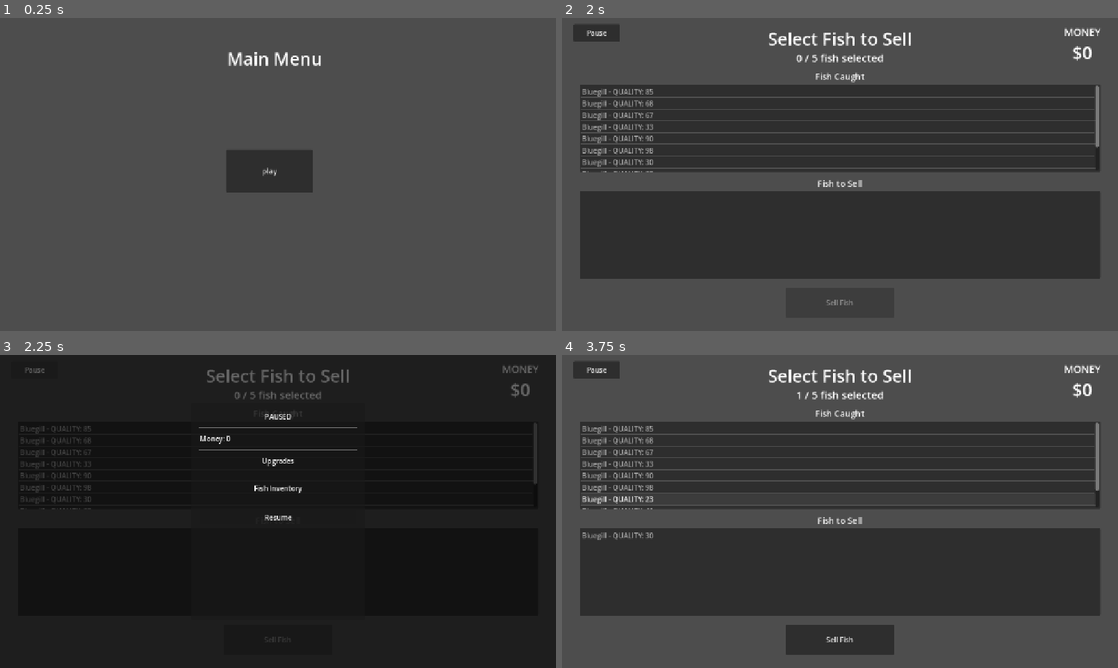
Above: before the commit, frames 1-4 (two rows, left to right).
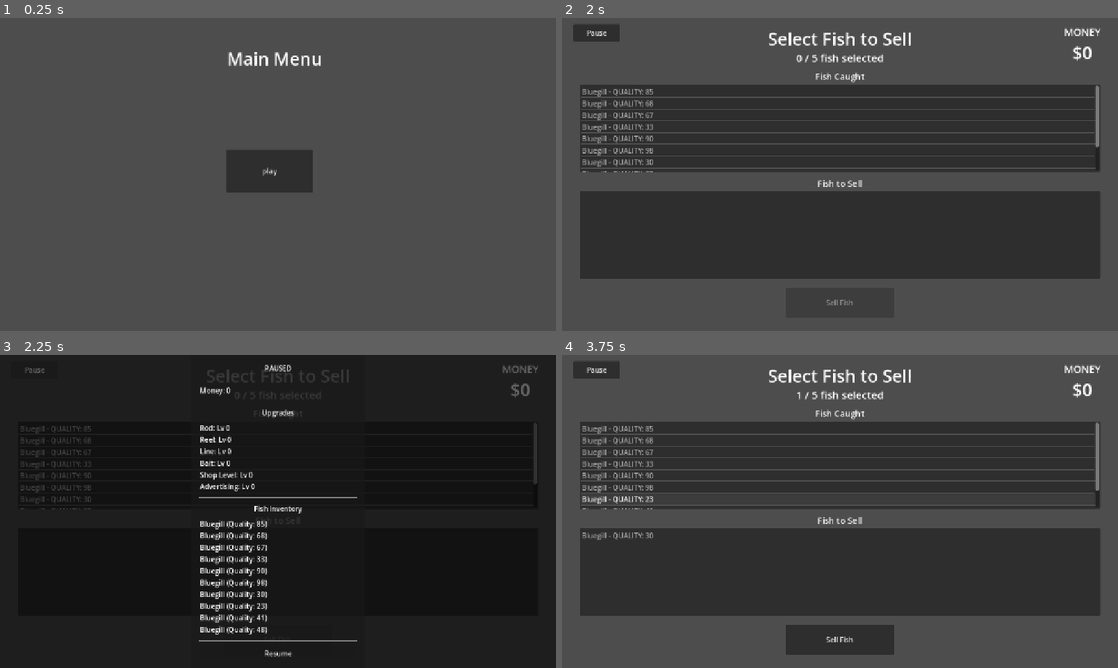
Above: after the commit, the same moments.

Repository: V-Mirea/comfy-summer-fishing-game
Game: Godot game, scene res://assets/game/game.tscn
Same seed, same stepped clock (60 frames per second), same inputs: the game is played once before the commit and once after it. The engine's default icon, where the game draws it, is replaced by a stand-in: a white triangle on a blue panel in a dark square.
Inputs (mouse positions are in pixels of both pictures, inside the frame that each line leads up to):
- Up to frame 1 (0.25 s): no input
- Up to frame 2 (2 s): click "play" at 0.5 s; click "NEXT SCREEN" at 1.25 s
- Up to frame 3 (2.25 s): click "Pause" at 2 s
- Up to frame 4 (3.75 s): click "Resume" at 2.75 s; tap Enter at 3.5 s; move the mouse to (962, 495) at 3.52 s; hold Right (ui_right) from 3.53 s (still down); click (962, 495) at 3.6 s

Frames 1-2 are identical in both runs. In frame 3, 3.6% of the frame differs, in the area x 35-65%, y 3-97%; in frame 4, nothing differs.
Error before the commit: Invalid call. Nonexistent function 'capitalize' in base 'int'. (res://assets/global/pause_menu/pause_menu.gd:42)

Commit message:
Feature/dy/real data fishing (#34)
* adjusted the methods in player manager to properly access via general keys rather than specific object ids

* hide the pollution and conservation levels from pause menu

* implemented using the player manager for fish chance roll

* updated quality stars to not hard reference clipping

Diff:
--- a/assets/game/fishing_scene/fishing_manager.gd
+++ b/assets/game/fishing_scene/fishing_manager.gd
@@ -11,7 +11,6 @@
 var bite_window: float = 1.0
 
 const ROLL_INTERVAL: float = 0.5 #change later per rod, or other stuff
-const FISH_CHANCE: float = 0.20 #should be variable later
 
 @export var status_label: Label
 @export var money_label: Label
@@ -64,10 +63,10 @@
 		_roll_fish()
 
 func _roll_fish() -> void:
-	if randf() >= FISH_CHANCE:
+	if randf() >= PlayerManager.get_fishing_roll_chance():
 		return  # no fish this roll
 
-	var species: FishSpecies = FishDatabase.get_random()
+	var species: FishSpecies = FishDatabase.get_random() #TODO calc this in player manager too
 	if species == null:
 		push_error("No fish species available, shouldn't be possible")
 		return
--- a/assets/global/fish_caught_screen/fish_caught_screen.gd
+++ b/assets/global/fish_caught_screen/fish_caught_screen.gd
@@ -34,9 +34,9 @@
 	#it's possible later on we extract this into its own scene if we think we'll use ratings elsewhere? doubtful though
 	var star_value := quality / 20.0
 	for i in stars_container.get_child_count():
-		var star = stars_container.get_child(i)
+		var star: QualityStar  = stars_container.get_child(i)
 		var fill_amount := clampf(star_value - i, 0.0, 1.0)
-		var clip: Control = star.get_node("ClipContainer")
+		var clip: Control = star.clip_container
 		clip.size.x = star.size.x * fill_amount
 
 func _on_next_button_pressed() -> void:
--- a/assets/global/fish_caught_screen/fish_caught_screen.tscn
+++ b/assets/global/fish_caught_screen/fish_caught_screen.tscn
@@ -3,6 +3,7 @@
 [ext_resource type="Script" uid="uid://cunfcmslkj6co" path="res://assets/global/fish_caught_screen/fish_caught_screen.gd" id="1_script"]
 [ext_resource type="Texture2D" uid="uid://uxlo6yusxn8u" path="res://assets/global/fish_caught_screen/emptystar.png" id="2_empty"]
 [ext_resource type="Texture2D" uid="uid://sj6pcn6idgxo" path="res://assets/global/fish_caught_screen/filledstar.png" id="3_filled"]
+[ext_resource type="Script" uid="uid://br6yrhno0ks41" path="res://assets/global/fish_caught_screen/quality_star.gd" id="3_u4b45"]
 [ext_resource type="PackedScene" path="res://assets/game/shared/fish/fish_sprite.tscn" id="4_fish_sprite"]
 
 [node name="FishCaughtScreen" type="CanvasLayer" unique_id=948028816 node_paths=PackedStringArray("fish_name_label", "fish_icon", "stars_container", "next_button")]
@@ -66,9 +67,11 @@
 theme_override_constants/separation = 8
 alignment = 1
 
-[node name="Star1" type="Control" parent="Panel/MarginContainer/VBox/StarsContainer" unique_id=467834386]
-custom_minimum_size = Vector2(40, 40)
-layout_mode = 2
+[node name="Star1" type="Control" parent="Panel/MarginContainer/VBox/StarsContainer" unique_id=467834386 node_paths=PackedStringArray("clip_container")]
+custom_minimum_size = Vector2(40, 40)
+layout_mode = 2
+script = ExtResource("3_u4b45")
+clip_container = NodePath("ClipContainer")
 
 [node name="EmptyStar" type="TextureRect" parent="Panel/MarginContainer/VBox/StarsContainer/Star1" unique_id=1305260858]
 layout_mode = 1
@@ -92,16 +95,17 @@
 
 [node name="FullStar" type="TextureRect" parent="Panel/MarginContainer/VBox/StarsContainer/Star1/ClipContainer" unique_id=830663679]
 layout_mode = 1
-anchors_preset = 0
-offset_right = 40.0
-offset_bottom = 40.0
-texture = ExtResource("3_filled")
-expand_mode = 1
-stretch_mode = 5
-
-[node name="Star2" type="Control" parent="Panel/MarginContainer/VBox/StarsContainer" unique_id=1716776867]
-custom_minimum_size = Vector2(40, 40)
-layout_mode = 2
+offset_right = 40.0
+offset_bottom = 40.0
+texture = ExtResource("3_filled")
+expand_mode = 1
+stretch_mode = 5
+
+[node name="Star2" type="Control" parent="Panel/MarginContainer/VBox/StarsContainer" unique_id=1716776867 node_paths=PackedStringArray("clip_container")]
+custom_minimum_size = Vector2(40, 40)
+layout_mode = 2
+script = ExtResource("3_u4b45")
+clip_container = NodePath("ClipContainer")
 
 [node name="EmptyStar" type="TextureRect" parent="Panel/MarginContainer/VBox/StarsContainer/Star2" unique_id=205498679]
 layout_mode = 1
@@ -125,16 +129,17 @@
 
 [node name="FullStar" type="TextureRect" parent="Panel/MarginContainer/VBox/StarsContainer/Star2/ClipContainer" unique_id=1985100656]
 layout_mode = 1
-anchors_preset = 0
-offset_right = 40.0
-offset_bottom = 40.0
-texture = ExtResource("3_filled")
-expand_mode = 1
-stretch_mode = 5
-
-[node name="Star3" type="Control" parent="Panel/MarginContainer/VBox/StarsContainer" unique_id=658874219]
-custom_minimum_size = Vector2(40, 40)
-layout_mode = 2
+offset_right = 40.0
+offset_bottom = 40.0
+texture = ExtResource("3_filled")
+expand_mode = 1
+stretch_mode = 5
+
+[node name="Star3" type="Control" parent="Panel/MarginContainer/VBox/StarsContainer" unique_id=658874219 node_paths=PackedStringArray("clip_container")]
+custom_minimum_size = Vector2(40, 40)
+layout_mode = 2
+script = ExtResource("3_u4b45")
+clip_container = NodePath("ClipContainer")
 
 [node name="EmptyStar" type="TextureRect" parent="Panel/MarginContainer/VBox/StarsContainer/Star3" unique_id=272158737]
 layout_mode = 1
@@ -158,16 +163,17 @@
 
 [node name="FullStar" type="TextureRect" parent="Panel/MarginContainer/VBox/StarsContainer/Star3/ClipContainer" unique_id=1878141407]
 layout_mode = 1
-anchors_preset = 0
-offset_right = 40.0
-offset_bottom = 40.0
-texture = ExtResource("3_filled")
-expand_mode = 1
-stretch_mode = 5
-
-[node name="Star4" type="Control" parent="Panel/MarginContainer/VBox/StarsContainer" unique_id=236609126]
-custom_minimum_size = Vector2(40, 40)
-layout_mode = 2
+offset_right = 40.0
+offset_bottom = 40.0
+texture = ExtResource("3_filled")
+expand_mode = 1
+stretch_mode = 5
+
+[node name="Star4" type="Control" parent="Panel/MarginContainer/VBox/StarsContainer" unique_id=236609126 node_paths=PackedStringArray("clip_container")]
+custom_minimum_size = Vector2(40, 40)
+layout_mode = 2
+script = ExtResource("3_u4b45")
+clip_container = NodePath("ClipContainer")
 
 [node name="EmptyStar" type="TextureRect" parent="Panel/MarginContainer/VBox/StarsContainer/Star4" unique_id=2072896567]
 layout_mode = 1
@@ -191,16 +197,17 @@
 
 [node name="FullStar" type="TextureRect" parent="Panel/MarginContainer/VBox/StarsContainer/Star4/ClipContainer" unique_id=1295771931]
 layout_mode = 1
-anchors_preset = 0
-offset_right = 40.0
-offset_bottom = 40.0
-texture = ExtResource("3_filled")
-expand_mode = 1
-stretch_mode = 5
-
-[node name="Star5" type="Control" parent="Panel/MarginContainer/VBox/StarsContainer" unique_id=1826546343]
-custom_minimum_size = Vector2(40, 40)
-layout_mode = 2
+offset_right = 40.0
+offset_bottom = 40.0
+texture = ExtResource("3_filled")
+expand_mode = 1
+stretch_mode = 5
+
+[node name="Star5" type="Control" parent="Panel/MarginContainer/VBox/StarsContainer" unique_id=1826546343 node_paths=PackedStringArray("clip_container")]
+custom_minimum_size = Vector2(40, 40)
+layout_mode = 2
+script = ExtResource("3_u4b45")
+clip_container = NodePath("ClipContainer")
 
 [node name="EmptyStar" type="TextureRect" parent="Panel/MarginContainer/VBox/StarsContainer/Star5" unique_id=107821701]
 layout_mode = 1
@@ -224,7 +231,6 @@
 
 [node name="FullStar" type="TextureRect" parent="Panel/MarginContainer/VBox/StarsContainer/Star5/ClipContainer" unique_id=2101332130]
 layout_mode = 1
-anchors_preset = 0
 offset_right = 40.0
 offset_bottom = 40.0
 texture = ExtResource("3_filled")
--- /dev/null
+++ b/assets/global/fish_caught_screen/quality_star.gd
@@ -0,0 +1,4 @@
+extends Control
+class_name QualityStar
+
+@export var clip_container: Control
--- a/assets/global/pause_menu/pause_menu.gd
+++ b/assets/global/pause_menu/pause_menu.gd
@@ -37,9 +37,12 @@
 	# not reactive
 	for child in upgrades_list.get_children():
 		child.queue_free()
-	for upgrade_id in PlayerManager.data.upgrades:
+	for upgrade_type in PlayerManager.data.upgrades:
+		#hide the 'behind the scenes' stuff?
+		if upgrade_type == Upgrade.UpgradeType.POLLUTION or upgrade_type == Upgrade.UpgradeType.CONSERVATION:
+			continue
 		var label := Label.new()
-		label.text = "%s: Lv %d" % [upgrade_id.capitalize(), PlayerManager.data.upgrades[upgrade_id]]
+		label.text = "%s: Lv %d" % [Upgrade.UpgradeType.keys()[upgrade_type].capitalize(), PlayerManager.get_upgrade_level(upgrade_type)]
 		upgrades_list.add_child(label)
 
 	#same goes for fish
--- a/assets/global/player_manager.gd
+++ b/assets/global/player_manager.gd
@@ -5,7 +5,7 @@
 signal fish_removed(fish: Fish)
 signal selling_fish_changed(fish_to_sell: Array[Fish])
 signal inventory_changed()
-signal upgrade_changed(upgrade_id: String, new_level: int)
+signal upgrade_changed(upgrade_type: Upgrade.UpgradeType, new_level: int)
 
 const SAVE_PATH := "user://player_data.tres" #i think this is right? we'll have to figure this out but seems simple enough
 const BASE_SELL_SLOTS: int = 5
@@ -17,7 +17,7 @@
 
 var max_sell_slots: int:
 	get:
-		return mini(BASE_SELL_SLOTS + data.upgrades.get("shop_level", 0) * SLOTS_PER_LEVEL, MAX_SELL_SLOTS_CAP)
+		return mini(BASE_SELL_SLOTS + get_upgrade_level(Upgrade.UpgradeType.SHOP_LEVEL) * SLOTS_PER_LEVEL, MAX_SELL_SLOTS_CAP)
 
 #base funct
 
@@ -79,12 +79,16 @@
 	money_changed.emit(data.money)
 	return true
 
-func get_upgrade_level(upgrade_id: String) -> int:
-	return data.upgrades.get(upgrade_id, 0)
+func get_fishing_roll_chance() -> float:
+	var bait_level := get_upgrade_level(Upgrade.UpgradeType.BAIT)
+	return .2 + (bait_level/5 * .2)
 
-func set_upgrade_level(upgrade_id: String, level: int) -> void:
-	data.upgrades[upgrade_id] = level
-	upgrade_changed.emit(upgrade_id, level)
+func get_upgrade_level(type: Upgrade.UpgradeType) -> int:
+	return data.upgrades.get(type, 0) #i mean, do we need this? or can we just do data.upgrades.get from the consumer. maybe we keep this just in case for calcs later, safest option
+
+func set_upgrade_level(type: Upgrade.UpgradeType, level: int) -> void:
+	data.upgrades[type] = level
+	upgrade_changed.emit(type, level)
 
 #save functionality
 
Not shown, added: assets/global/fish_caught_screen/quality_star.gd.uid
